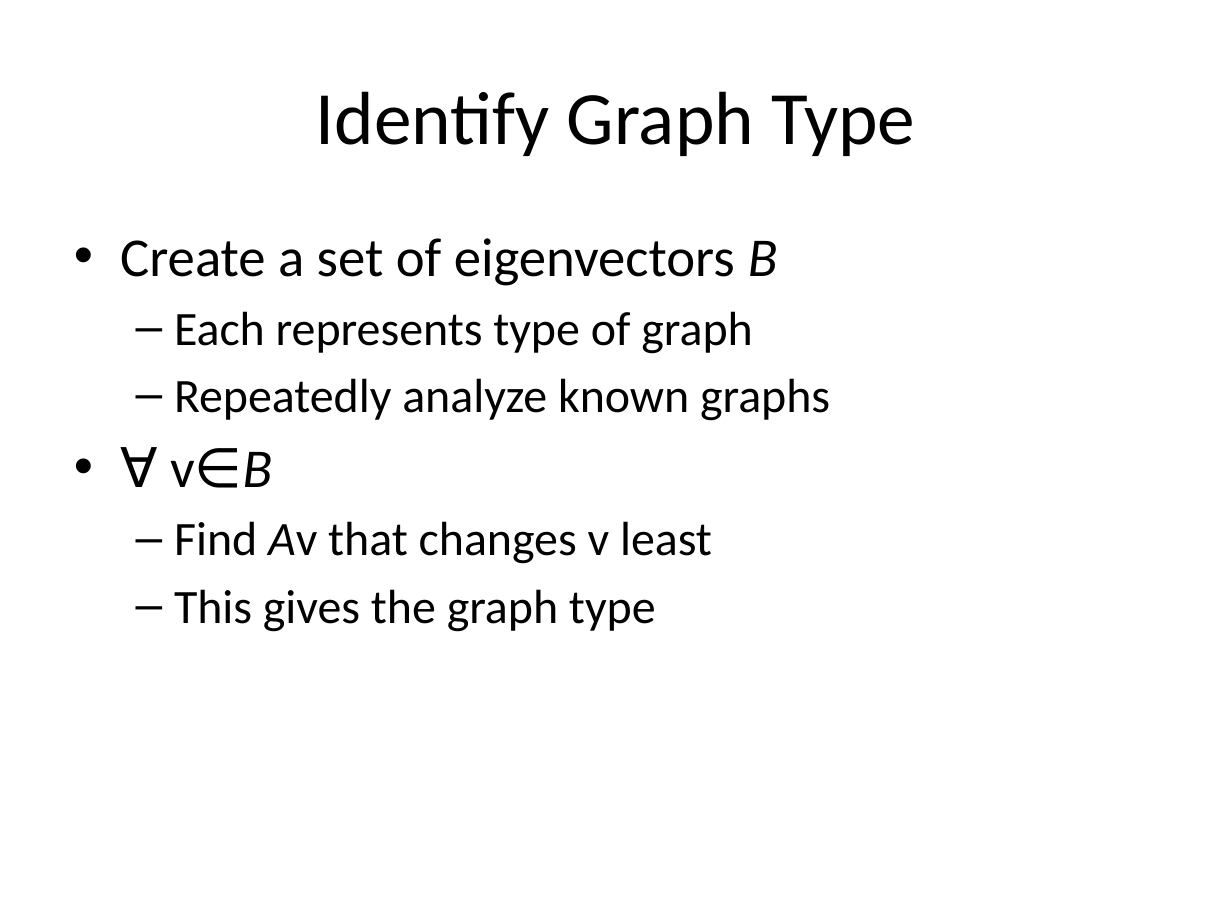
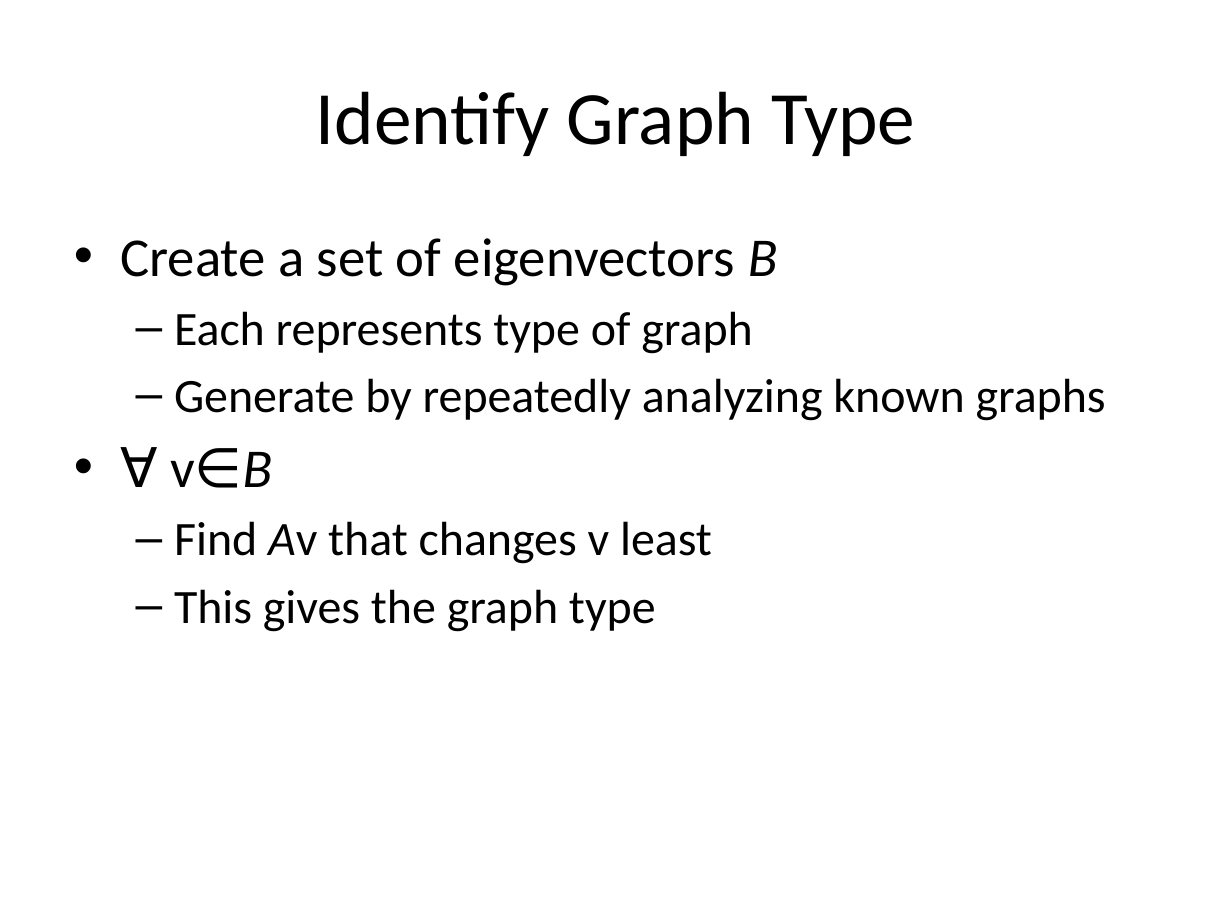
Before and after one commit to efriesen/CS270-Visualization, a slide deck: slide 7 of CS270-Presentation.pptx. Drawn at 1232x924 pixels with LibreOffice and Linux fonts; fonts in the diff are those of the drawing. Boxes give left, top, right and bottom in pixels: in the first picture for what was removed or moved away, otherwise in the second. Text is boxed around its words. In the diff, an @@ line names an element or a change of style, - is before the commit and + after.

Commit message:
Tweaked wording

```diff
--- a/CS270-Presentation.pptx
+++ b/CS270-Presentation.pptx
@@ text at bbox=[174, 378, 1106, 421]: text changed @@
-  – Repeatedly analyze known graphs
+  – Generate by repeatedly analyzing known graphs
```
Also in this commit, not shown: 1 other slide changed.
